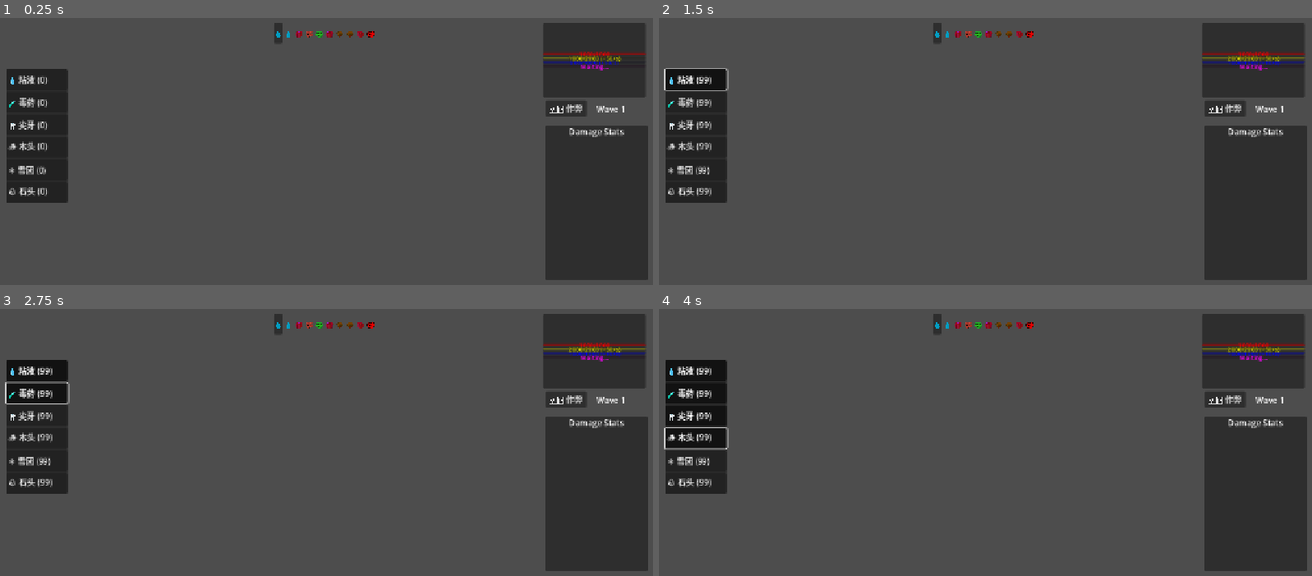
Above: before the commit, frames 1-4 (two rows, left to right).
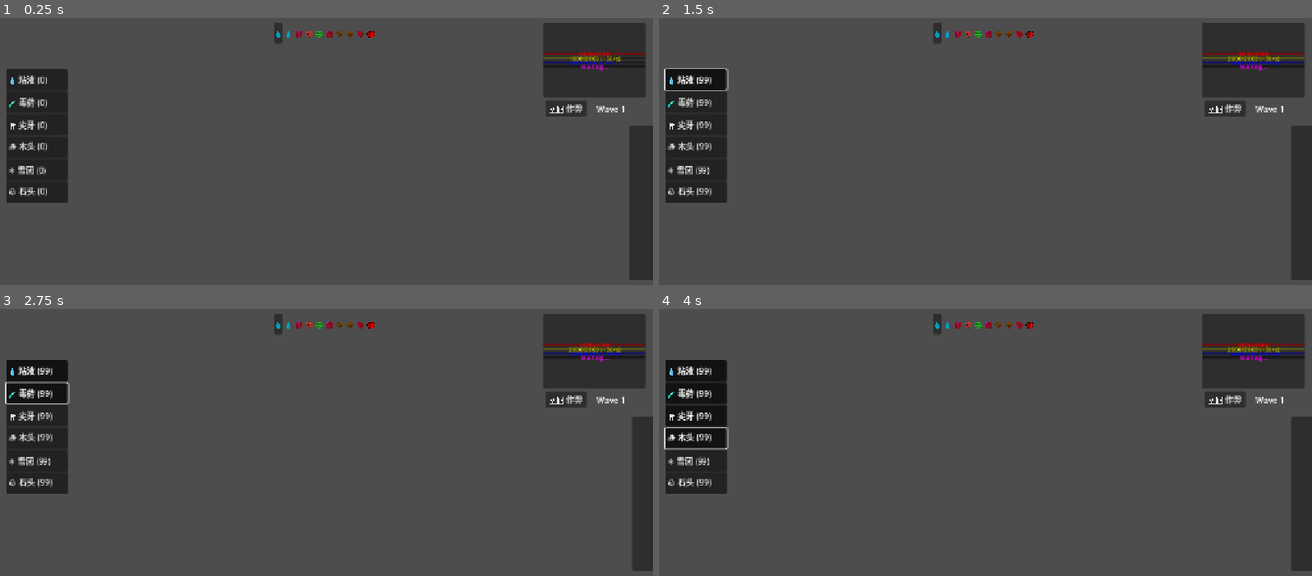
Above: after the commit, the same moments.

Repository: seekerzz/tower-html
Game: Godot game, scene res://src/Scenes/UI/MainGUI.tscn
The game is run twice, just before and just after one commit, with the same random seed, the same clock (stepped at 60 frames per second) and the same inputs. The project has no main scene, so this scene is started directly.
Inputs:
- Up to frame 1 (0.25 s): no input
- Up to frame 2 (1.5 s): click "🛠️ 作弊" at 0.5 s; click "💧 粘液 (99)" at 1.25 s
- Up to frame 3 (2.75 s): click "🧪 毒药 (99)" at 2 s
- Up to frame 4 (4 s): click "🦷 尖牙 (99)" at 2.75 s; click "🪵 木头 (99)" at 3.5 s

The runs differ from the first frame. In frame 1, 7.8% of the frame differs, in the area x 83-100%, y 40-99%; in frame 2, 8.0%, in the area x 83-100%, y 17-99%; in frame 3, 8.0%; in frame 4, 8.0%.

Commit message:
Implement camera control and HUD optimization
- Added Camera2D control in MainGame.gd:
  - Initial zoom (0.8) and position offset.
  - Right-click drag to pan.
  - Scroll wheel to zoom with smoothing.
- Optimized HUD in MainGUI.gd:
  - Applied semi-transparent black StyleBoxFlat to bars.
  - Added tween animation for HP bar updates.
  - Implemented sliding animation for Damage Statistics panel (collapsible drawer).

Diff:
--- a/src/Scripts/MainGame.gd
+++ b/src/Scripts/MainGame.gd
@@ -5,13 +5,22 @@
 @onready var shop = $CanvasLayer/Shop
 @onready var bench_ui = $CanvasLayer/Bench
 @onready var main_gui = $CanvasLayer/MainGUI
+@onready var camera = $Camera2D
 
 # Bench
 var bench: Array = [null, null, null, null, null] # Array of Dictionary (Unit Data) or null
 
+# Camera Control
+var zoom_target: Vector2 = Vector2(0.8, 0.8)
+var zoom_tween: Tween
+
 func _ready():
 	GameManager.ui_manager = main_gui
 	GameManager.main_game = self
+
+	# Camera Setup
+	camera.zoom = Vector2(0.8, 0.8)
+	camera.position = Vector2(640, 400)
 
 	# Connect Shop signals
 	# shop.unit_bought.connect(_on_unit_bought) # Now handled via add_to_bench in Shop
@@ -19,6 +28,28 @@
 	# Initial Setup
 	grid_manager.place_unit("mouse", 0, 1) # Starting unit
 	update_bench_ui() # Ensure UI is initialized
+
+func _unhandled_input(event):
+	if event is InputEventMouseMotion:
+		if event.button_mask == MOUSE_BUTTON_MASK_RIGHT:
+			camera.position -= event.relative / camera.zoom
+
+	if event is InputEventMouseButton:
+		if event.button_index == MOUSE_BUTTON_WHEEL_UP and event.pressed:
+			_adjust_zoom(0.1)
+		elif event.button_index == MOUSE_BUTTON_WHEEL_DOWN and event.pressed:
+			_adjust_zoom(-0.1)
+
+func _adjust_zoom(amount: float):
+	zoom_target += Vector2(amount, amount)
+	zoom_target.x = clamp(zoom_target.x, 0.5, 1.2)
+	zoom_target.y = clamp(zoom_target.y, 0.5, 1.2)
+
+	if zoom_tween and zoom_tween.is_valid():
+		zoom_tween.kill()
+
+	zoom_tween = create_tween()
+	zoom_tween.tween_property(camera, "zoom", zoom_target, 0.2).set_trans(Tween.TRANS_SINE).set_ease(Tween.EASE_OUT)
 
 # Bench Logic
 func add_to_bench(unit_key: String) -> bool:
--- a/src/Scripts/UI/MainGUI.gd
+++ b/src/Scripts/UI/MainGUI.gd
@@ -24,7 +24,8 @@
 var last_sort_time: float = 0.0
 var tooltip_instance = null
 var sort_interval: float = 1.0
-var is_stats_collapsed: bool = false
+var is_stats_collapsed: bool = true
+var stats_tween: Tween
 
 func _ready():
 	GameManager.resource_changed.connect(update_ui)
@@ -37,6 +38,8 @@
 
 	stats_header.gui_input.connect(_on_stats_header_input)
 
+	_setup_ui_styles()
+
 	if debug_button:
 		debug_button.pressed.connect(_on_debug_button_pressed)
 	_setup_tooltip()
@@ -44,6 +47,53 @@
 	update_ui()
 	update_timeline()
 	_setup_build_panel()
+	_setup_stats_panel()
+
+func _setup_ui_styles():
+	var bg_style = StyleBoxFlat.new()
+	bg_style.bg_color = Color("00000080")
+	bg_style.set_corner_radius_all(8)
+
+	var bars = [hp_bar, food_bar, mana_bar, enemy_bar]
+	for bar in bars:
+		if bar:
+			bar.add_theme_stylebox_override("background", bg_style)
+			# Do not override "fill" to keep original colors or default theme
+
+func _setup_stats_panel():
+	# Anchor to Center Right
+	damage_stats_panel.set_anchors_preset(Control.PRESET_CENTER_RIGHT)
+	# Initial state: Collapsed
+	is_stats_collapsed = true
+	# We need to defer position update because layout happens after ready
+	call_deferred("_update_stats_panel_position")
+
+func _update_stats_panel_position():
+	_animate_stats_panel()
+
+func _animate_stats_panel():
+	if stats_tween and stats_tween.is_valid():
+		stats_tween.kill()
+	stats_tween = create_tween()
+
+	var viewport_width = get_viewport_rect().size.x
+	var panel_width = damage_stats_panel.size.x
+
+	var target_pos_x
+	if is_stats_collapsed:
+		stats_header.text = "📊"
+		stats_scroll.visible = false
+		damage_stats_panel.custom_minimum_size.y = 30 # Small height
+		# Move mostly off-screen, leave 40px visible
+		target_pos_x = viewport_width - 40
+	else:
+		stats_header.text = "Damage Stats"
+		stats_scroll.visible = true
+		damage_stats_panel.custom_minimum_size.y = 300
+		# Fully visible. Ensure panel width is at least something reasonable if dynamic
+		target_pos_x = viewport_width - max(panel_width, 200)
+
+	stats_tween.tween_property(damage_stats_panel, "position:x", target_pos_x, 0.3).set_trans(Tween.TRANS_SINE).set_ease(Tween.EASE_OUT)
 
 func _setup_build_panel():
 	var build_panel = BUILD_PANEL_SCENE.instantiate()
@@ -102,7 +152,9 @@
 		GameManager.activate_cheat()
 
 func update_ui():
-	hp_bar.value = (GameManager.core_health / GameManager.max_core_health) * 100
+	var target_hp = (GameManager.core_health / GameManager.max_core_health) * 100
+	create_tween().tween_property(hp_bar, "value", target_hp, 0.3).set_trans(Tween.TRANS_SINE).set_ease(Tween.EASE_OUT)
+
 	food_bar.value = (GameManager.food / GameManager.max_food) * 100
 	mana_bar.value = (GameManager.mana / GameManager.max_mana) * 100
 
@@ -231,16 +283,7 @@
 func _on_stats_header_input(event):
 	if event is InputEventMouseButton and event.pressed and event.button_index == MOUSE_BUTTON_LEFT:
 		is_stats_collapsed = !is_stats_collapsed
-		stats_scroll.visible = !is_stats_collapsed
-		stats_header.text = "Damage Stats " + ("(v)" if is_stats_collapsed else "(^)")
-
-		# Adjust panel height
-		if is_stats_collapsed:
-			damage_stats_panel.custom_minimum_size.y = 30
-			damage_stats_panel.size.y = 30
-		else:
-			damage_stats_panel.custom_minimum_size.y = 300 # Or restore original
-			damage_stats_panel.size.y = 300
+		_animate_stats_panel()
 
 func _on_wave_ended_stats():
 	# Reset stats on wave end? The ref implementation seems to reset on startWave.
